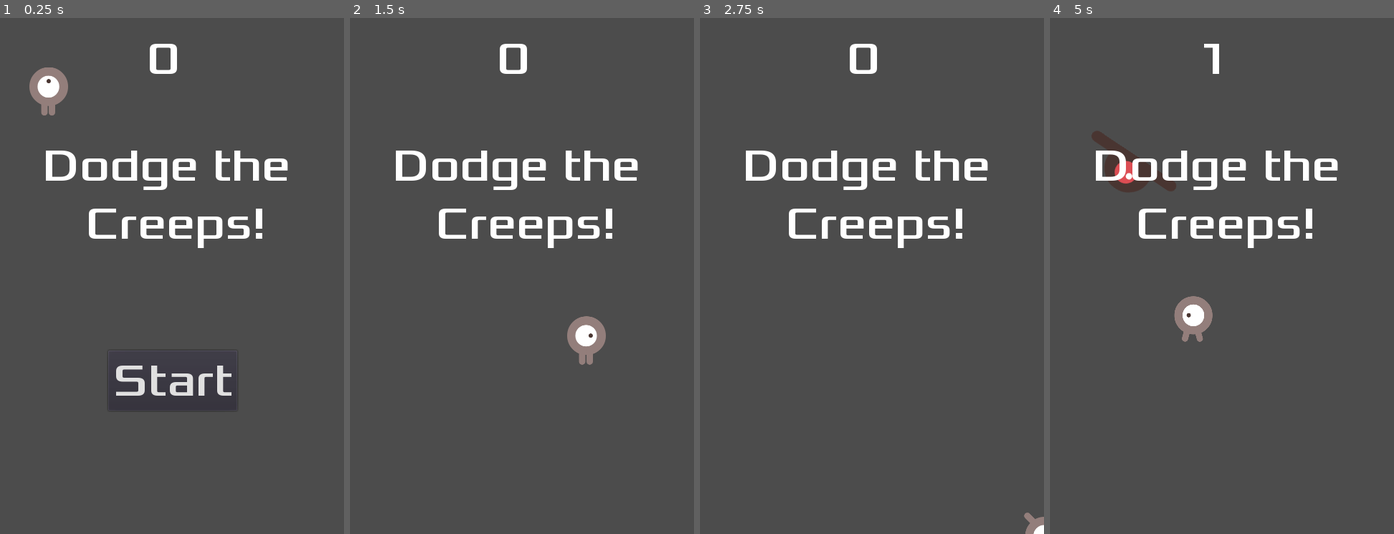
Above: before the commit, frames 1-4 (left to right).
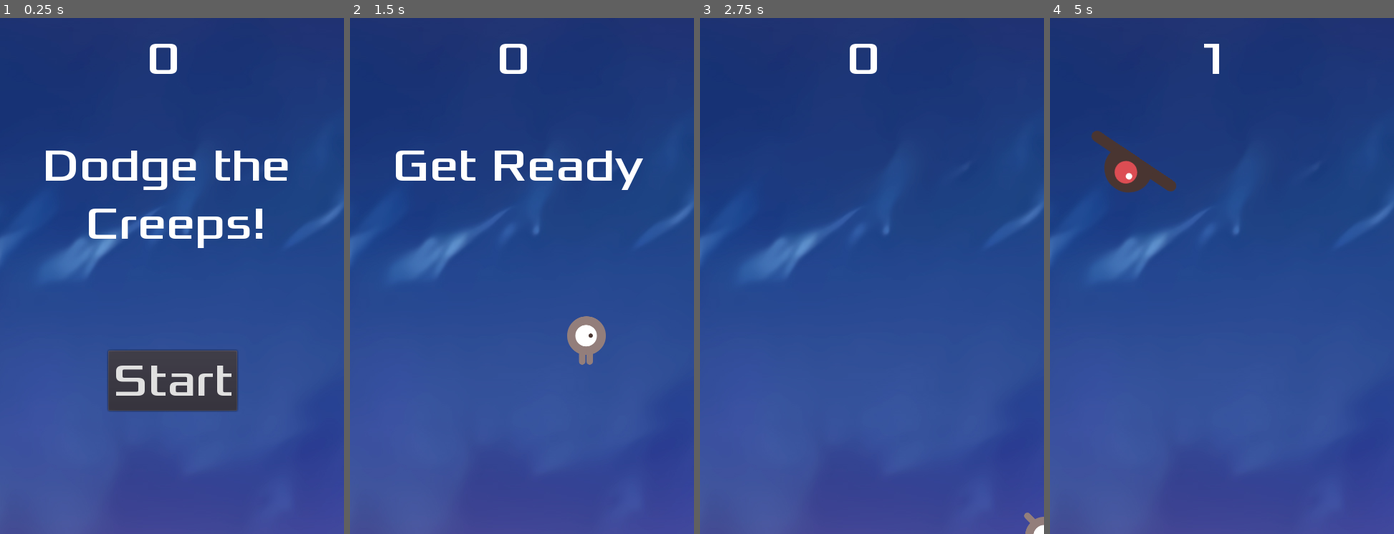
Above: after the commit, the same moments.

Repository: bayats/JocPMDM
Game: Godot game, scene res://Main.tscn
Two runs of this game, one before a commit and one after it. Both use one fixed random seed, a clock stepped at 60 frames per second and the inputs below. This scene is started directly instead of the project's main scene.
Inputs:
- Up to frame 1 (0.25 s): no input
- Up to frame 2 (1.5 s): click "Start" at 0.5 s; tap Enter at 1.25 s; hold Right (ui_right) from 1.28 s (still down)
- Up to frame 3 (2.75 s): release Right (ui_right) at 2.03 s; hold Down (ui_down) from 2.03 s (still down)
- Up to frame 4 (5 s): release Down (ui_down) at 2.78 s; hold Right (ui_right) 2.78-3.53 s; hold Up (ui_up) 3.53-4.28 s; hold Left (ui_left) from 4.28 s (still down)

The runs differ from the first frame. In frame 1, 93% of the frame differs, in the area x 0-100%, y 0-100%; in frame 2, 98%; in frame 3, 100%; in frame 4, 99%.
Error before the commit: Invalid set index 'text' (on base: 'null instance') with value of type 'String'. (res://HUD.gd:10)

Commit message:
Joc Acabat amb Sons i Fons
19/02/2020

Diff:
--- a/JocEsquivar/HUD.gd
+++ b/JocEsquivar/HUD.gd
@@ -17,10 +17,10 @@
 	yield($MessageTimer, "timeout")
 
 	$MessageLabel.text = "Dodge the\nCreeps!"
-	$MessageLabel.show()
+
 
 	yield(get_tree().create_timer(1), "timeout")
-
+	$MessageLabel.show()
 	$StartButton.show()
 
 func update_score(score):
--- a/JocEsquivar/HUD.tscn
+++ b/JocEsquivar/HUD.tscn
@@ -15,6 +15,12 @@
 size = 64
 font_data = ExtResource( 1 )
 
+[sub_resource type="InputEventAction" id=4]
+action = "ui_select"
+
+[sub_resource type="ShortCut" id=5]
+shortcut = SubResource( 4 )
+
 [node name="HUD" type="CanvasLayer"]
 script = ExtResource( 2 )
 
@@ -29,7 +35,7 @@
 "_edit_use_anchors_": true
 }
 
-[node name="MessagesLabel" type="Label" parent="."]
+[node name="MessageLabel" type="Label" parent="."]
 margin_left = 58.7069
 margin_top = 166.601
 margin_right = 440.707
@@ -47,11 +53,13 @@
 margin_right = 331.01
 margin_bottom = 548.015
 custom_fonts/font = SubResource( 3 )
+shortcut = SubResource( 5 )
 text = "Start"
 __meta__ = {
 "_edit_use_anchors_": false
 }
 
 [node name="MessageTimer" type="Timer" parent="."]
+one_shot = true
 [connection signal="pressed" from="StartButton" to="." method="_on_StartButton_pressed"]
 [connection signal="timeout" from="MessageTimer" to="." method="_on_MessageTimer_timeout"]
--- a/JocEsquivar/Main.gd
+++ b/JocEsquivar/Main.gd
@@ -6,12 +6,12 @@
 func _ready():
 	randomize()
 
-
-
 func game_over():
 	$ScoreTimer.stop()
 	$MobTimer.stop()
 	$HUD.show_game_over()
+	$Music.stop()
+	$DeathSound.play()
 
 func new_game():
 	score = 0
@@ -19,6 +19,7 @@
 	$StartTimer.start()
 	$HUD.update_score(score)
 	$HUD.show_message("Get Ready")
+	$Music.play()
 
 
 
@@ -47,3 +48,7 @@
 func _on_ScoreTimer_timeout():
 	score += 1
 	$HUD.update_score(score)
+
+
+func _on_HUD_start_game():
+	new_game()
--- a/JocEsquivar/Main.tscn
+++ b/JocEsquivar/Main.tscn
@@ -1,9 +1,12 @@
-[gd_scene load_steps=6 format=2]
+[gd_scene load_steps=9 format=2]
 
 [ext_resource path="res://Player.tscn" type="PackedScene" id=1]
 [ext_resource path="res://Main.gd" type="Script" id=2]
 [ext_resource path="res://Mob.tscn" type="PackedScene" id=3]
 [ext_resource path="res://HUD.tscn" type="PackedScene" id=4]
+[ext_resource path="res://art/gameover.wav" type="AudioStream" id=5]
+[ext_resource path="res://art/House In a Forest Loop.ogg" type="AudioStream" id=6]
+[ext_resource path="res://art/wallpaperperjoc.jpg" type="Texture" id=7]
 
 [sub_resource type="Curve2D" id=1]
 _data = {
@@ -14,15 +17,17 @@
 script = ExtResource( 2 )
 Mob = ExtResource( 3 )
 
+[node name="Sprite" type="Sprite" parent="."]
+position = Vector2( 211.712, 306.982 )
+texture = ExtResource( 7 )
+
 [node name="Player" parent="." instance=ExtResource( 1 )]
 position = Vector2( 68.003, 102.389 )
 
 [node name="MobTimer" type="Timer" parent="."]
 wait_time = 0.5
-one_shot = true
 
 [node name="ScoreTimer" type="Timer" parent="."]
-one_shot = true
 
 [node name="StartTimer" type="Timer" parent="."]
 wait_time = 2.0
@@ -39,8 +44,14 @@
 rotation = -0.00313478
 
 [node name="HUD" parent="." instance=ExtResource( 4 )]
+
+[node name="Music" type="AudioStreamPlayer" parent="."]
+stream = ExtResource( 6 )
+
+[node name="DeathSound" type="AudioStreamPlayer" parent="."]
+stream = ExtResource( 5 )
 [connection signal="hit" from="Player" to="." method="game_over"]
 [connection signal="timeout" from="MobTimer" to="." method="_on_MobTimer_timeout"]
 [connection signal="timeout" from="ScoreTimer" to="." method="_on_ScoreTimer_timeout"]
 [connection signal="timeout" from="StartTimer" to="." method="_on_StartTimer_timeout"]
-[connection signal="start_game" from="HUD" to="." method="new_game"]
+[connection signal="start_game" from="HUD" to="." method="_on_HUD_start_game"]
--- a/JocEsquivar/Mob.tscn
+++ b/JocEsquivar/Mob.tscn
@@ -42,6 +42,7 @@
 scale = Vector2( 0.75, 0.75 )
 frames = SubResource( 1 )
 animation = "walk"
+frame = 1
 playing = true
 
 [node name="CollisionShape2D" type="CollisionShape2D" parent="."]
@@ -49,5 +50,4 @@
 shape = SubResource( 2 )
 
 [node name="Visibility" type="VisibilityNotifier2D" parent="."]
-[connection signal="visibility_changed" from="." to="." method="_on_Mob_visibility_changed"]
 [connection signal="screen_exited" from="Visibility" to="." method="_on_Visibility_screen_exited"]
--- a/JocEsquivar/Player.gd
+++ b/JocEsquivar/Player.gd
@@ -7,6 +7,7 @@
 
 # Called when the node enters the scene tree for the first time.
 func _ready():
+	hide()
 	screen_size = get_viewport_rect().size
 
 
--- a/JocEsquivar/Player.tscn
+++ b/JocEsquivar/Player.tscn
@@ -24,7 +24,7 @@
 height = 12.8169
 
 [node name="Player" type="Area2D"]
-position = Vector2( 38.553, 28.2889 )
+position = Vector2( 91.3756, 48.3164 )
 script = ExtResource( 5 )
 __meta__ = {
 "_edit_group_": true
Not shown: 1 places in JocEsquivar/HUD.tscn that only renumber resources
Binary file added: JocEsquivar/art/wallpaperperjoc.jpg
Not shown, added: JocEsquivar/art/wallpaperperjoc.jpg.import
